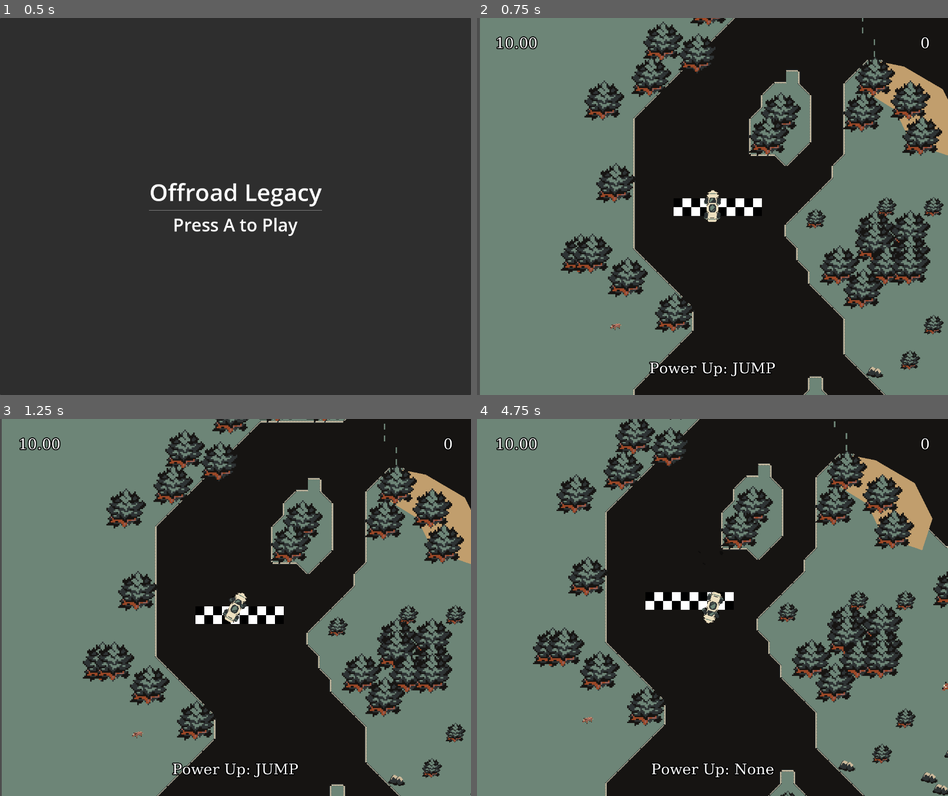
Above: before the commit, frames 1-4 (two rows, left to right).
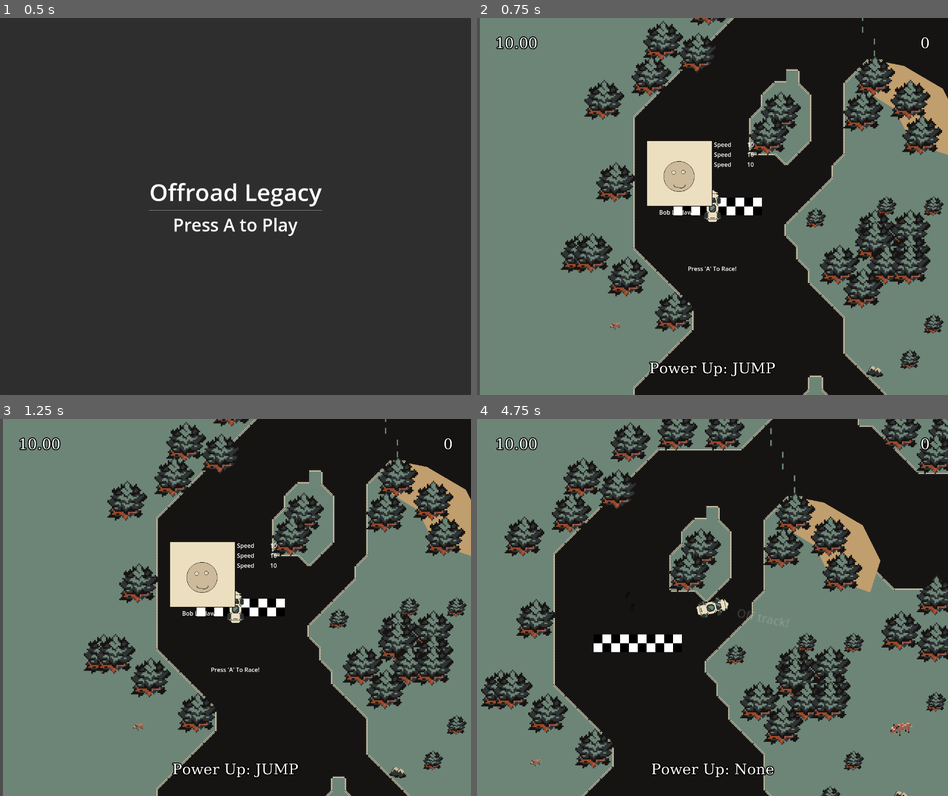
Above: after the commit, the same moments.

Repository: PGComai/Made-at-the-MADE-2025
Game: Godot game, scene res://main_menu.tscn
The game is run twice, just before and just after one commit, with the same random seed, the same clock (stepped at 60 frames per second) and the same inputs.
Inputs:
- Up to frame 1 (0.5 s): no input
- Up to frame 2 (0.75 s): tap A (left) at 0.5 s; hold D (right) from 0.53 s (still down); hold . (a) from 0.53 s (still down)
- Up to frame 3 (1.25 s): keep holding D (right); keep holding . (a)
- Up to frame 4 (4.75 s): tap A (left) at 1.25 s; release D (right) at 1.28 s; release . (a) at 1.28 s; hold S (brake) 1.28-2.03 s; tap . (a) at 1.35, 2.85, 4.35 s; hold . (a) 2.03-2.78 s; hold D (right) 2.03-3.53 s; hold . (a) 3.53-4.28 s; hold A (left) from 3.53 s (still down)

Frame 1 is identical in both runs. In frame 2, 7.8% of the frame differs, in the area x 17-100%, y 0-100%; in frame 3, 19%; in frame 4, 41%, in the area x 0-100%, y 0-100%.

Commit message:
start of work on 'legacy system' - placeholder UI, and some simple infra code

Diff:
--- /dev/null
+++ b/Scripts/LegacySystem/CharacterData.gd
@@ -0,0 +1,18 @@
+extends Resource
+
+@export var first_name: String
+@export var last_name: String
+@export var name_suffix: String
+
+@export var base_speed: float
+@export var speed_increase: float
+
+@export var grip: float
+@export var terrain_slip: float
+@export var terrain_damp: float
+
+@export var base_item_ammo: int
+
+@export var base_health: float
+@export var health_drain: float
+@export var health_regen: float
--- /dev/null
+++ b/Scripts/LegacySystem/legacy_system.gd
@@ -0,0 +1,23 @@
+extends Node
+
+@onready var game_controller = get_parent()
+@onready var game_car = get_parent().car
+@onready var ui = get_parent().get_node("CanvasLayer/UI")
+@onready var character_ui = get_parent().get_node("CanvasLayer/UI/VBoxContainer/Space/CharacterInfo")
+
+@export var character_info_scene : PackedScene
+
+var has_started_race := false
+
+func _ready() -> void:
+	character_info_display(true)
+
+func _process(delta: float) -> void:
+	if(!has_started_race):
+		if(Input.is_action_just_pressed("a")):
+			game_car.has_started_race = true
+			character_info_display(false)
+
+
+func character_info_display(state):
+	character_ui.visible = state
--- a/car/car.gd
+++ b/car/car.gd
@@ -55,6 +55,7 @@
 var is_dead: bool:
 	get:
 		return life <= 0
+var has_started_race := false
 var jump_grip_boost: float = 1.0:
 	set(value):
 		jump_grip_boost = clampf(value, 1.0, JUMP_GRIP)
@@ -116,8 +117,8 @@
 	smoke_right.emitting = false
 
 func _physics_process(delta: float) -> void:
-	# Don't process any input if we are dead
-	if is_dead:
+	# Don't process any input if we are dead or haven't started yet
+	if is_dead or !has_started_race:
 		velocity = velocity.slerp(Vector2.ZERO, 0.1 * delta)
 		move_and_slide()
 		return
--- a/scenes/main/main.tscn
+++ b/scenes/main/main.tscn
@@ -1,7 +1,9 @@
-[gd_scene load_steps=5 format=3 uid="uid://d2bb8tpx5ikj2"]
+[gd_scene load_steps=7 format=3 uid="uid://d2bb8tpx5ikj2"]
 
 [ext_resource type="Script" uid="uid://bsukxywf6sn30" path="res://scenes/main/main.gd" id="1_hyk8p"]
 [ext_resource type="AudioStream" uid="uid://dt21jvi8ch4mt" path="res://OST/racing game song draft 2.wav" id="2_iuonh"]
+[ext_resource type="Texture2D" uid="uid://bdusga3gw7kx6" path="res://Sprites/UI/char_portrait_placeholder.png" id="2_l3cfh"]
+[ext_resource type="Script" uid="uid://wdgn71b84xh6" path="res://Scripts/LegacySystem/legacy_system.gd" id="3_k2fmo"]
 
 [sub_resource type="SystemFont" id="SystemFont_wyggb"]
 font_names = PackedStringArray("monospace")
@@ -56,6 +58,112 @@
 layout_mode = 2
 size_flags_vertical = 3
 
+[node name="CharacterInfo" type="Control" parent="CanvasLayer/UI/VBoxContainer/Space"]
+visible = false
+layout_mode = 1
+anchors_preset = 8
+anchor_left = 0.5
+anchor_top = 0.5
+anchor_right = 0.5
+anchor_bottom = 0.5
+offset_left = -180.0
+offset_top = -180.0
+offset_right = 180.0
+offset_bottom = 180.0
+grow_horizontal = 2
+grow_vertical = 2
+
+[node name="VBoxContainer" type="VBoxContainer" parent="CanvasLayer/UI/VBoxContainer/Space/CharacterInfo"]
+layout_mode = 1
+offset_right = 360.0
+offset_bottom = 360.0
+
+[node name="HBoxContainer" type="HBoxContainer" parent="CanvasLayer/UI/VBoxContainer/Space/CharacterInfo/VBoxContainer"]
+layout_mode = 2
+
+[node name="Player" type="VBoxContainer" parent="CanvasLayer/UI/VBoxContainer/Space/CharacterInfo/VBoxContainer/HBoxContainer"]
+layout_mode = 2
+size_flags_horizontal = 4
+
+[node name="Portrait" type="TextureRect" parent="CanvasLayer/UI/VBoxContainer/Space/CharacterInfo/VBoxContainer/HBoxContainer/Player"]
+layout_mode = 2
+texture = ExtResource("2_l3cfh")
+stretch_mode = 2
+
+[node name="Name" type="RichTextLabel" parent="CanvasLayer/UI/VBoxContainer/Space/CharacterInfo/VBoxContainer/HBoxContainer/Player"]
+layout_mode = 2
+size_flags_vertical = 3
+bbcode_enabled = true
+text = "Bob Loblaw III"
+fit_content = true
+horizontal_alignment = 1
+
+[node name="Stats" type="VBoxContainer" parent="CanvasLayer/UI/VBoxContainer/Space/CharacterInfo/VBoxContainer/HBoxContainer"]
+layout_mode = 2
+size_flags_horizontal = 3
+
+[node name="Stat" type="HBoxContainer" parent="CanvasLayer/UI/VBoxContainer/Space/CharacterInfo/VBoxContainer/HBoxContainer/Stats"]
+layout_mode = 2
+
+[node name="StatName" type="RichTextLabel" parent="CanvasLayer/UI/VBoxContainer/Space/CharacterInfo/VBoxContainer/HBoxContainer/Stats/Stat"]
+layout_mode = 2
+size_flags_horizontal = 3
+bbcode_enabled = true
+text = "Speed"
+fit_content = true
+
+[node name="StatVal" type="RichTextLabel" parent="CanvasLayer/UI/VBoxContainer/Space/CharacterInfo/VBoxContainer/HBoxContainer/Stats/Stat"]
+layout_mode = 2
+size_flags_horizontal = 3
+bbcode_enabled = true
+text = "10"
+fit_content = true
+
+[node name="Stat2" type="HBoxContainer" parent="CanvasLayer/UI/VBoxContainer/Space/CharacterInfo/VBoxContainer/HBoxContainer/Stats"]
+layout_mode = 2
+
+[node name="StatName" type="RichTextLabel" parent="CanvasLayer/UI/VBoxContainer/Space/CharacterInfo/VBoxContainer/HBoxContainer/Stats/Stat2"]
+layout_mode = 2
+size_flags_horizontal = 3
+bbcode_enabled = true
+text = "Speed"
+fit_content = true
+
+[node name="StatVal" type="RichTextLabel" parent="CanvasLayer/UI/VBoxContainer/Space/CharacterInfo/VBoxContainer/HBoxContainer/Stats/Stat2"]
+layout_mode = 2
+size_flags_horizontal = 3
+bbcode_enabled = true
+text = "10"
+fit_content = true
+
+[node name="Stat3" type="HBoxContainer" parent="CanvasLayer/UI/VBoxContainer/Space/CharacterInfo/VBoxContainer/HBoxContainer/Stats"]
+layout_mode = 2
+
+[node name="StatName" type="RichTextLabel" parent="CanvasLayer/UI/VBoxContainer/Space/CharacterInfo/VBoxContainer/HBoxContainer/Stats/Stat3"]
+layout_mode = 2
+size_flags_horizontal = 3
+bbcode_enabled = true
+text = "Speed"
+fit_content = true
+
+[node name="StatVal" type="RichTextLabel" parent="CanvasLayer/UI/VBoxContainer/Space/CharacterInfo/VBoxContainer/HBoxContainer/Stats/Stat3"]
+layout_mode = 2
+size_flags_horizontal = 3
+bbcode_enabled = true
+text = "10"
+fit_content = true
+
+[node name="Control" type="Control" parent="CanvasLayer/UI/VBoxContainer/Space/CharacterInfo/VBoxContainer"]
+layout_mode = 2
+size_flags_vertical = 3
+
+[node name="RichTextLabel" type="RichTextLabel" parent="CanvasLayer/UI/VBoxContainer/Space/CharacterInfo/VBoxContainer"]
+layout_mode = 2
+bbcode_enabled = true
+text = "Press 'A' To Race!"
+fit_content = true
+horizontal_alignment = 1
+
 [node name="PowerUpLabel" type="Label" parent="CanvasLayer/UI/VBoxContainer"]
 unique_name_in_owner = true
 layout_mode = 2
@@ -66,3 +174,6 @@
 [node name="Music" type="AudioStreamPlayer" parent="."]
 stream = ExtResource("2_iuonh")
 autoplay = true
+
+[node name="LegacySystem" type="Node" parent="."]
+script = ExtResource("3_k2fmo")
Binary file added: Fonts/pricedown/Pricedown Bl.otf
Not shown, added: Fonts/pricedown/Pricedown Bl.otf.import
Not shown, added: Scripts/LegacySystem/CharacterData.gd.uid
Not shown, added: Scripts/LegacySystem/legacy_system.gd.uid
Binary file changed: Sprites/Environment/track1.png
Binary file added: Sprites/UI/char_portrait_placeholder.png
Not shown, added: Sprites/UI/char_portrait_placeholder.png.import
Not shown, added: Fonts/pricedown/Typodermic Desktop EULA 2023.pdf
Not shown, added: Fonts/pricedown/read-this.html
